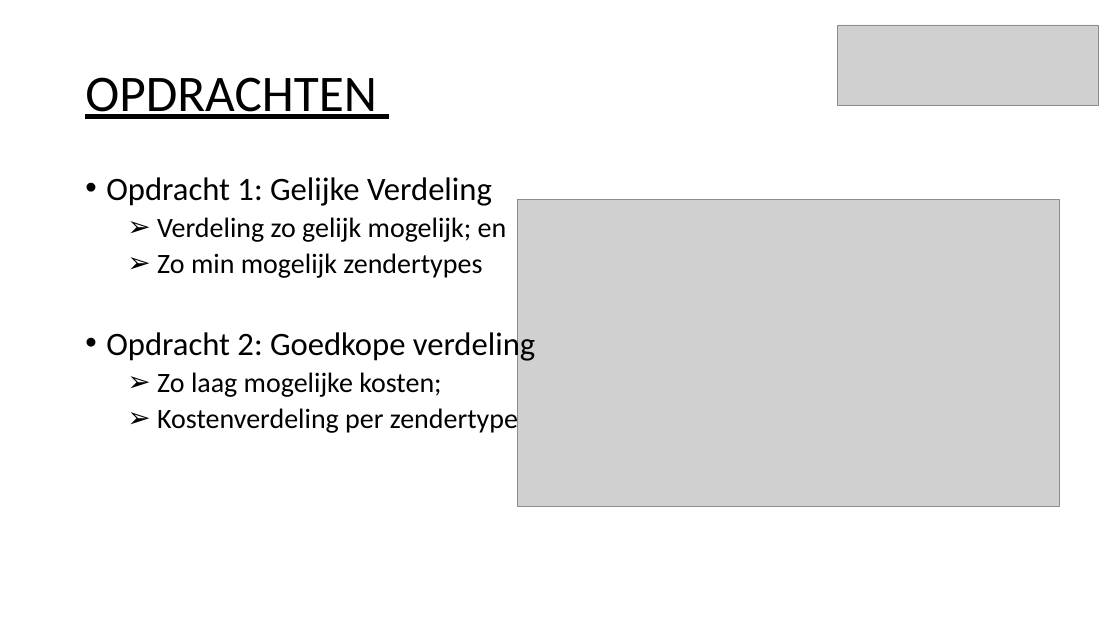
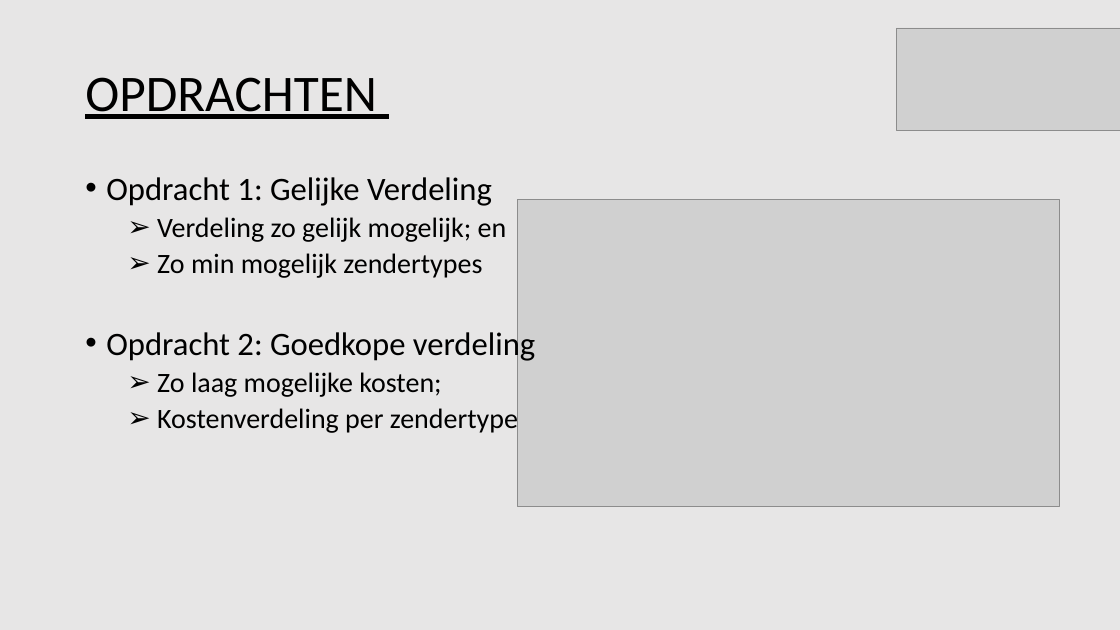
Before and after one commit to Tomttaw/Radio-Russia, a slide deck: slide 3 of powerpoint week 5.pptx. Drawn at 1120x630 pixels with LibreOffice and Linux fonts; fonts in the diff are those of the drawing; grey boxes stand for pictures. Boxes give left, top, right and bottom in pixels: in the first picture for what was removed or moved away, otherwise in the second. Text is boxed around its words. In the diff, an @@ line names an element or a change of style, - is before the commit and + after.

```diff
--- a/powerpoint week 5.pptx
+++ b/powerpoint week 5.pptx
@@ background #FFFFFF to #E7E6E6 @@
@@ picture: place and size @@
-picture at bbox=[838, 25, 1098, 106]
+picture at bbox=[897, 28, 1120, 130]
```
Also in this commit, not shown: 15 other slides changed.
